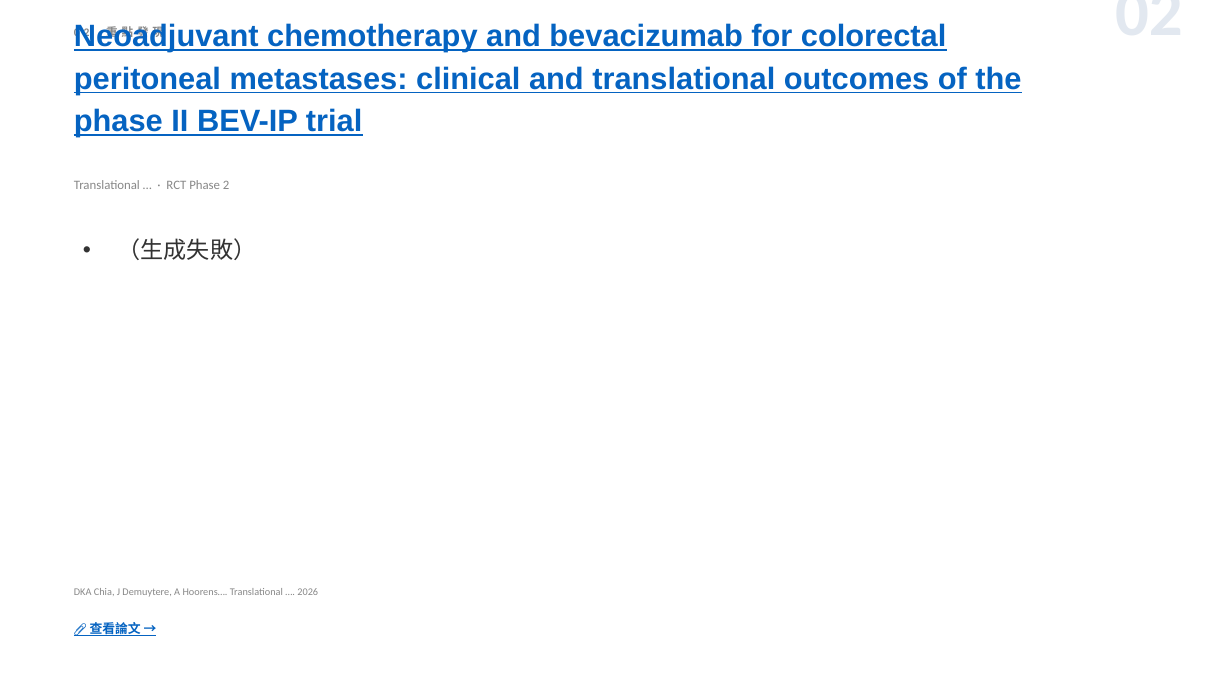
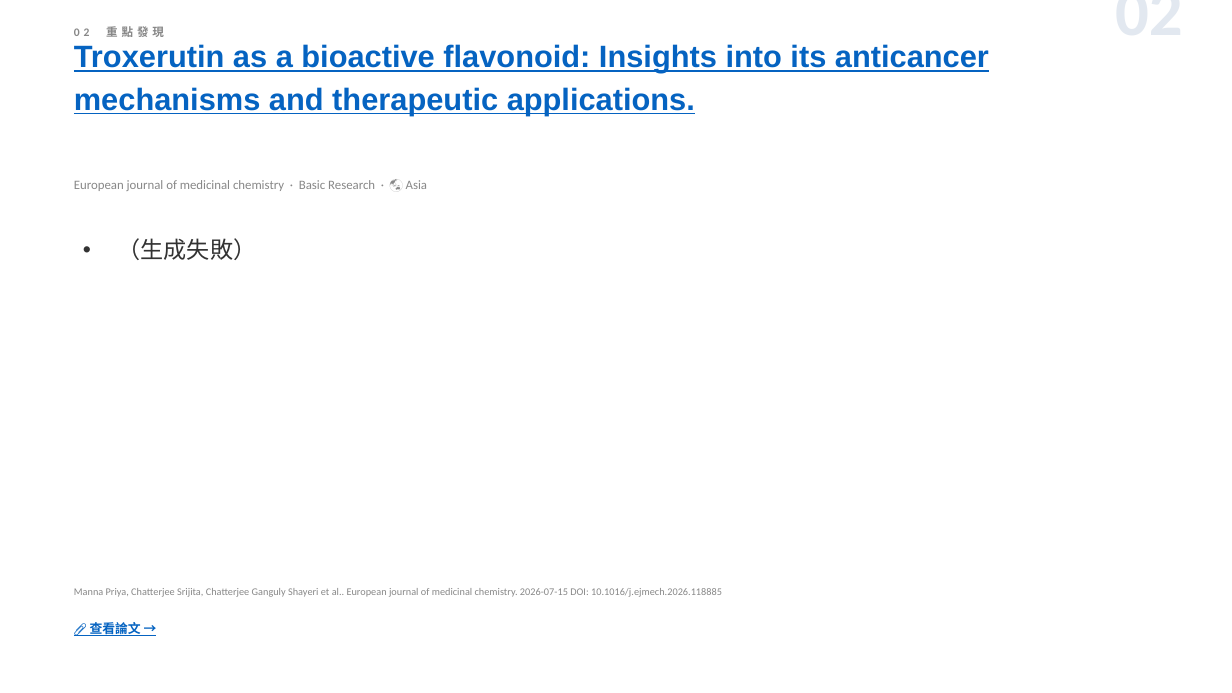
Before and after one commit to jejenhu-maker/colorectal-weekly-digest, a slide deck: slide 4 of docs/digest-zh.pptx. Drawn at 1232x693 pixels with LibreOffice and Linux fonts; fonts in the diff are those of the drawing. Boxes give left, top, right and bottom in pixels: in the first picture for what was removed or moved away, otherwise in the second. Text is boxed around its words. In the diff, an @@ line names an element or a change of style, - is before the commit and + after.

```diff
--- a/docs/digest-zh.pptx
+++ b/docs/digest-zh.pptx
@@ text at bbox=[74, 44, 989, 115]: text changed @@
-Neoadjuvant chemotherapy and bevacizumab for colorectal peritoneal metastases: clinical and translational outcomes of the phase II BEV-IP trial
+Troxerutin as a bioactive flavonoid: Insights into its anticancer mechanisms and therapeutic applications.
@@ text at bbox=[74, 180, 427, 191]: text changed @@
-Translational … · RCT Phase 2
+European journal of medicinal chemistry · Basic Research · 🌏 Asia
@@ text at bbox=[74, 588, 722, 597]: text changed @@
-DKA Chia, J Demuytere, A Hoorens…. Translational …. 2026
+Manna Priya, Chatterjee Srijita, Chatterjee Ganguly Shayeri et al.. European journal of medicinal chemistry. 2026-07-15 DOI: 10.1016/j.ejmech.2026.118885
```
Also in this commit, not shown: 11 other slides changed, 2 other files.
